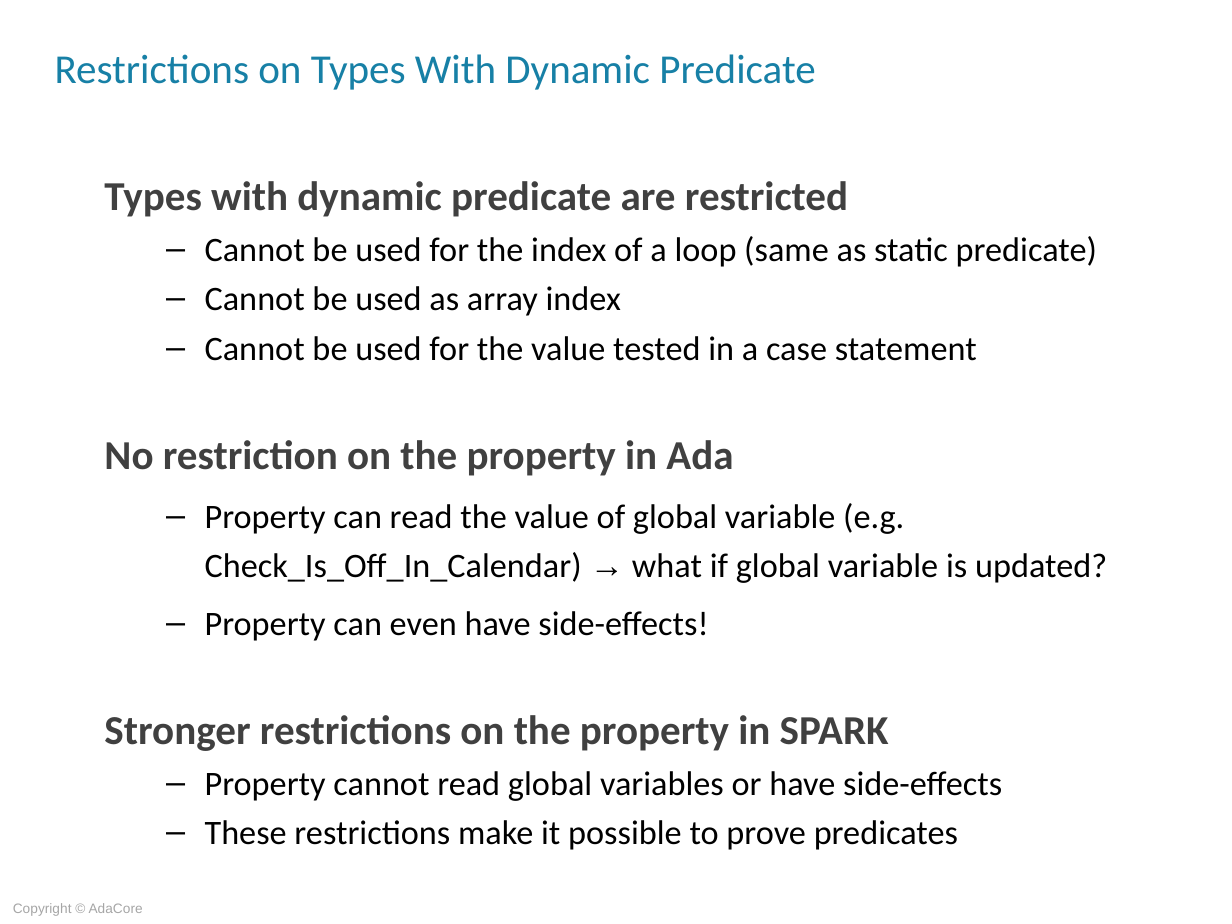
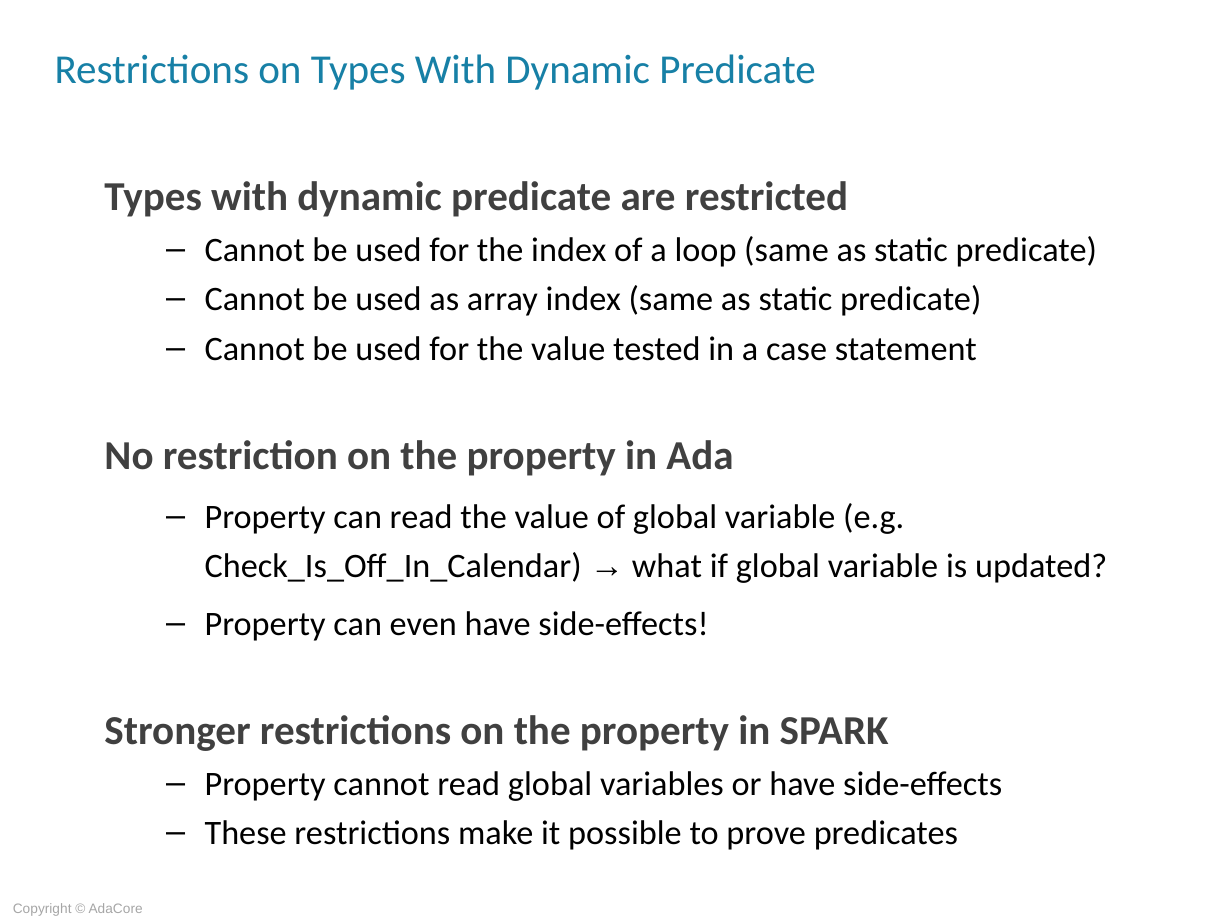
Before and after one commit to AdaCoreU/Courses, a slide deck: slide 5 of lectures/06_SPARK_2014/Type_Contracts.ppt. Drawn at 1232x924 pixels with LibreOffice and Linux fonts; fonts in the diff are those of the drawing; background and template pictures are left out. Boxes give left, top, right and bottom in pixels: in the first picture for what was removed or moved away, otherwise in the second. Text is boxed around its words. In the diff, an @@ line names an element or a change of style, - is before the commit and + after.

```diff
--- a/lectures/06_SPARK_2014/Type_Contracts.ppt
+++ b/lectures/06_SPARK_2014/Type_Contracts.ppt
@@ text at (205,285,981,316): text changed @@
-  – Cannot be used as array index
+  – Cannot be used as array index (same as static predicate)
```
Also in this commit, not shown: 3 other slides changed, 3 other files.
